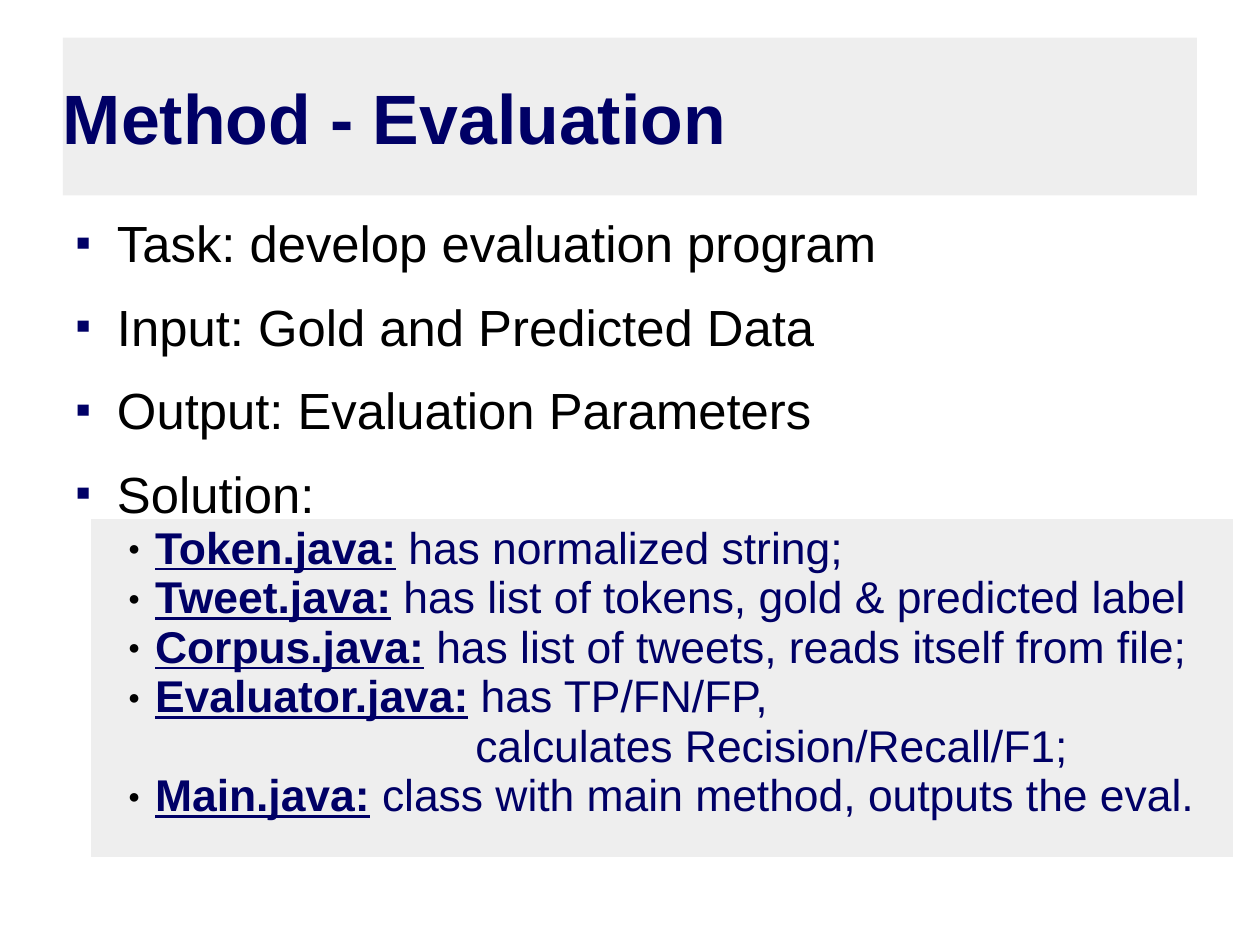
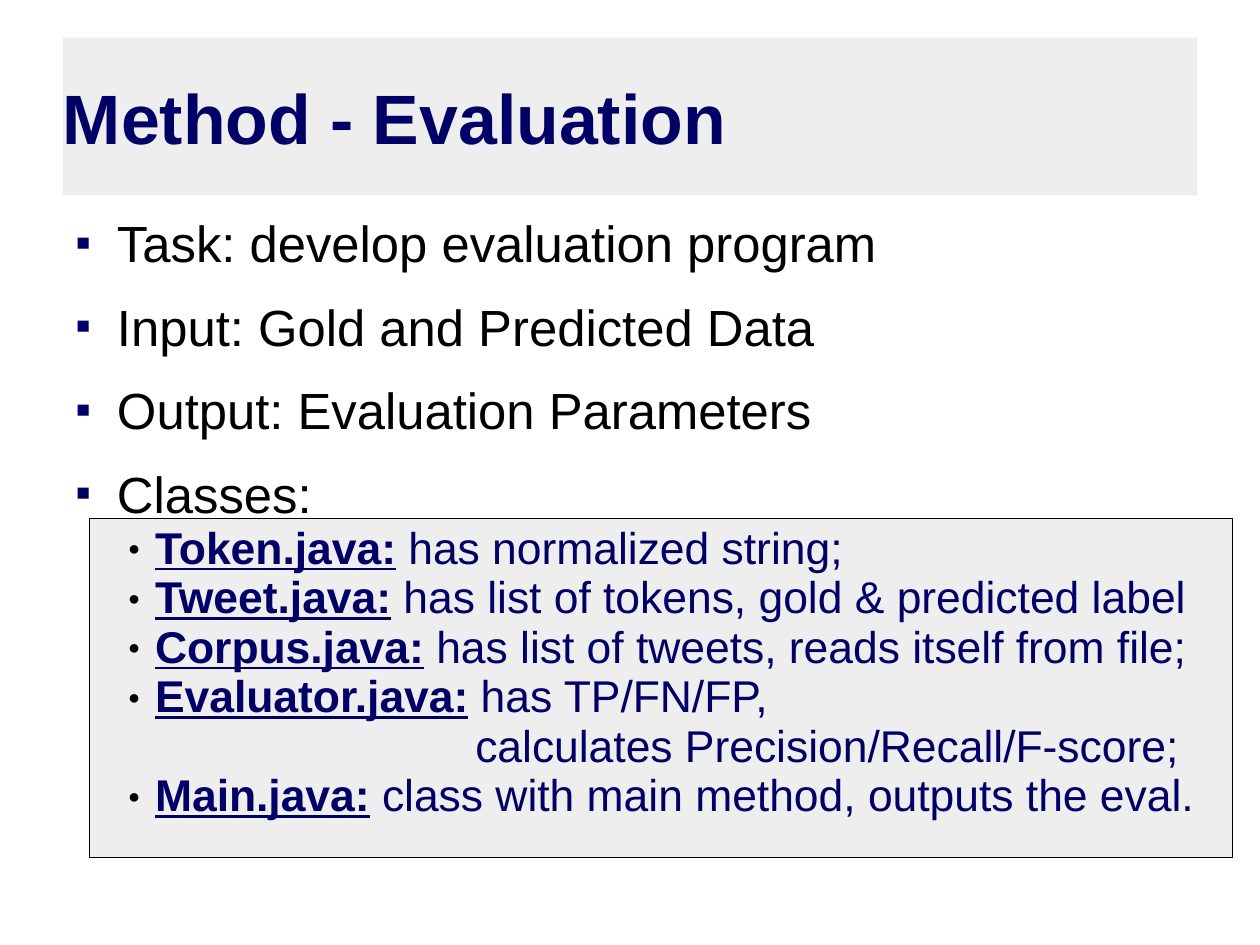
Before and after one commit to theconsummate/twitter-emotion-mining, a slide deck: slide 5 of PresentationTeamLab.odp. Drawn at 1260x945 pixels with LibreOffice and Linux fonts; fonts in the diff are those of the drawing. Boxes give left, top, right and bottom in pixels: in the first picture for what was removed or moved away, otherwise in the second. Text is boxed around its words. In the diff, an @@ line names an element or a change of style, - is before the commit and + after.

```diff
--- a/PresentationTeamLab.odp
+++ b/PresentationTeamLab.odp
@@ text at (117, 476, 312, 519): text changed @@
-■ Solution:
+■ Classes:
@@ table at (90, 518, 1234, 858) @@
-row 1, column 1: Token.java: has normalized string; / Tweet.java: has list of tokens, gold & predicted label / Corpus.java: has list of tweets, reads itself from file; / Evaluator.java: has TP/FN/FP, calculates Recision/Recall/F1; / Main.java: class with main method, outputs the eval.
+row 1, column 1: Token.java: has normalized string; / Tweet.java: has list of tokens, gold & predicted label / Corpus.java: has list of tweets, reads itself from file; / Evaluator.java: has TP/FN/FP, calculates Precision/Recall/F-score; / Main.java: class with main method, outputs the eval.
@@ borders changed @@
```
Also in this commit, not shown: 7 other slides changed, 2 slides added, 2 slides removed.
